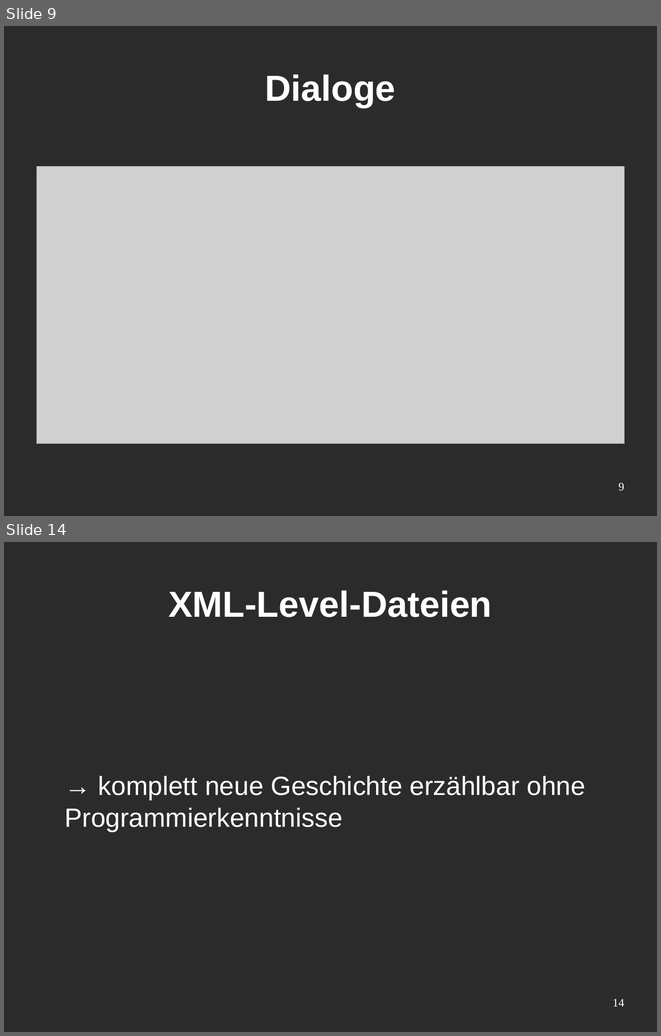
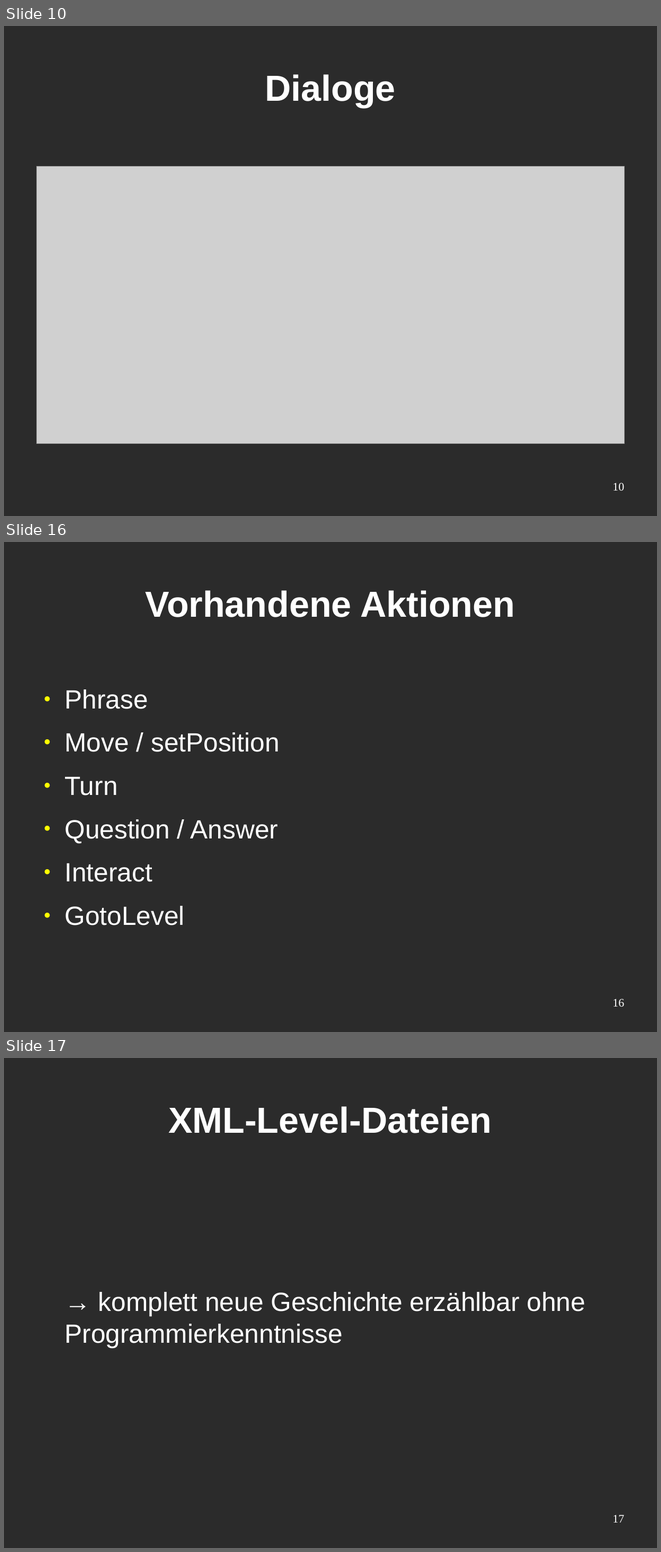
Before and after one commit to holycrab13/TactileGame, a slide deck: präsentation.odp. Shown one above the other, each under a label of ours: slides 9 and 14 before the commit, slides 10, 16 and 17 after it; the slides between them are not shown. The pictures are 661x1036 and 661x1552 pixels, drawn with LibreOffice and Linux fonts; fonts in the diff are those of the drawing; grey boxes stand for pictures; background and template pictures are left out; a plain dark background stands for a picture behind light text. Boxes give left, top, right and bottom in pixels: in the first picture for what was removed or moved away, otherwise in the second. Text is boxed around its words. In the diff, an @@ line names an element or a change of style, - is before the commit and + after.

```diff
--- a/präsentation.odp
+++ b/präsentation.odp
@@ slide 16 added at [4, 542, 657, 1032], background picture (left out) @@
@@ title added at [146, 590, 515, 617], 44 pt, text #FFFFFF, bold @@
+Vorhandene Aktionen
@@ text added at [64, 689, 280, 925], 32 pt, text #FFFFFF @@
+● Phrase
+● Move / setPosition
+● Turn
+● Question / Answer
+● Interact
+● GotoLevel
@@ page number added at [612, 998, 624, 1006], 14 pt, text #FFFFFF @@
+16
@@ what was slide 9 is now slide 10 @@
@@ page number at [612, 482, 624, 490]: text changed @@
-9
+10
@@ what was slide 14 is now slide 17 @@
@@ page number at [612, 1514, 624, 1522]: text changed @@
-14
+17
```
Also in this commit, not shown: 7 slides changed, 3 other slides added, 1 slide removed, 1 other file.
